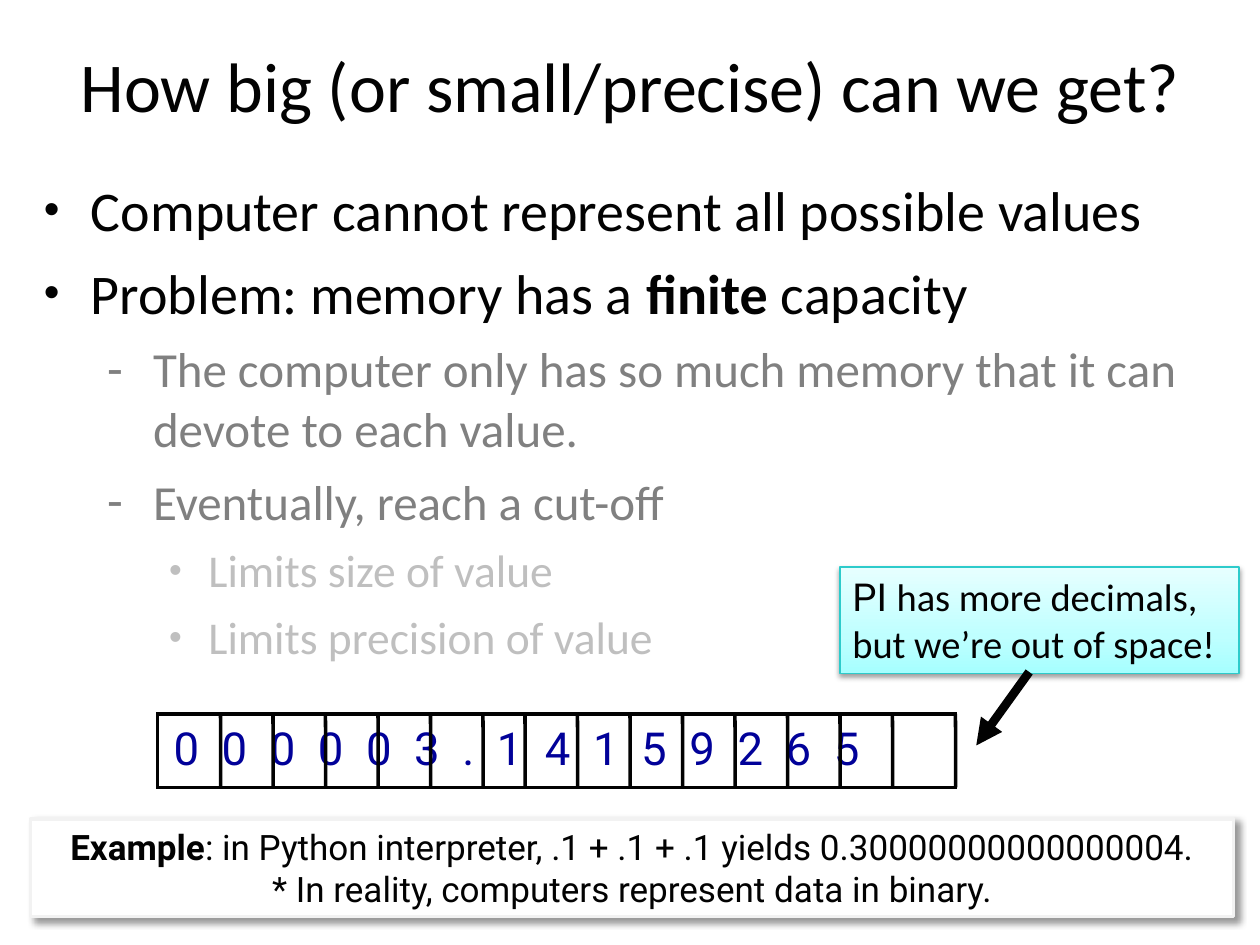
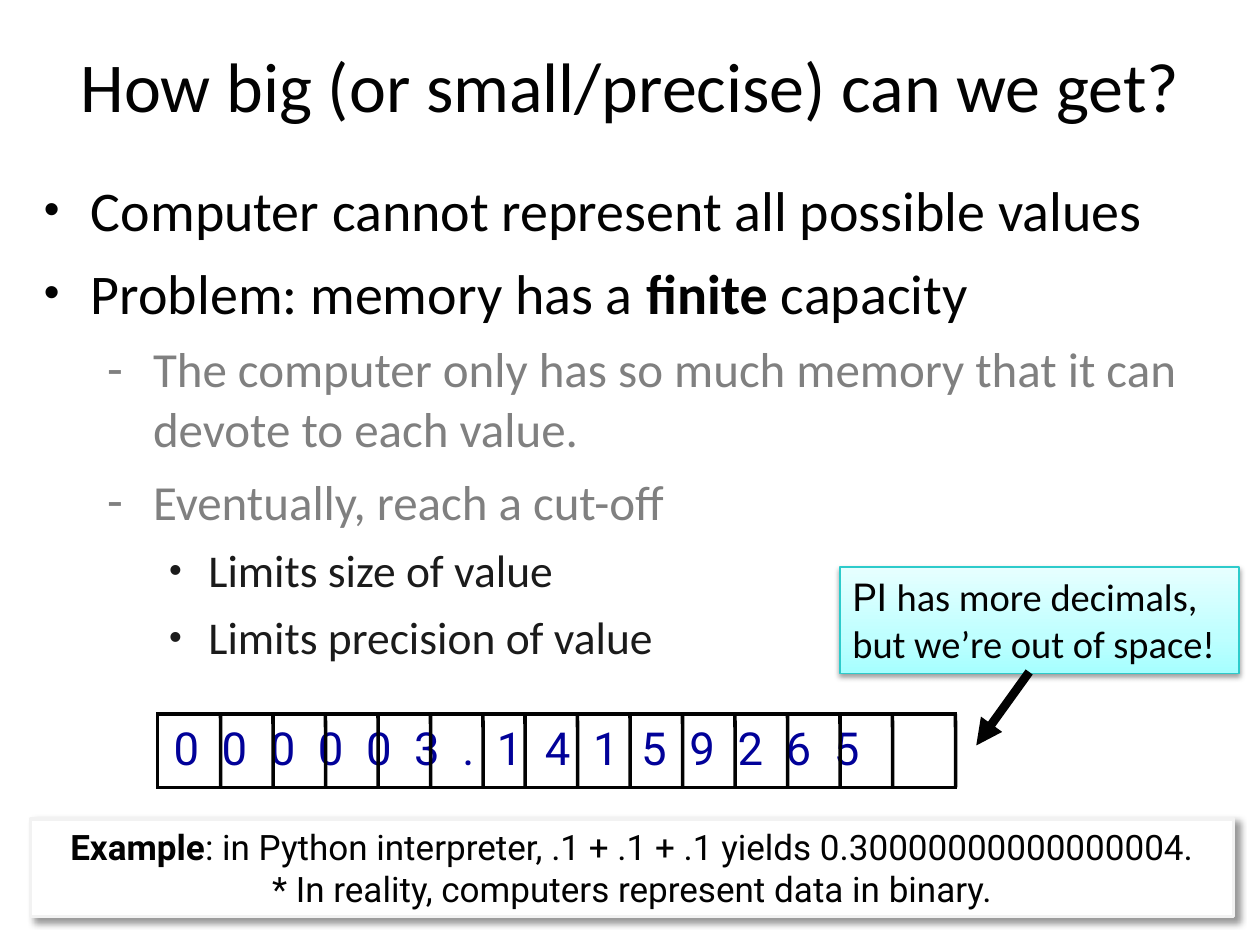
Before and after one commit to emhill/117-S15, a slide deck: slide 19 of src/morea/materials/04-python-intro.pptx. Drawn at 1260x945 pixels with LibreOffice and Linux fonts; fonts in the diff are those of the drawing. Boxes give left, top, right and bottom in pixels: in the first picture for what was removed or moved away, otherwise in the second. Text is boxed around its words. In the diff, an @@ line names an element or a change of style, - is before the commit and + after.

```diff
--- a/src/morea/materials/04-python-intro.pptx
+++ b/src/morea/materials/04-python-intro.pptx
@@ text at (208,555,653,662): text colour #BFBFBF to #1B1B1B in "Limits size of value", "Limits precision of value" @@
```
Also in this commit, not shown: 3 other files.
